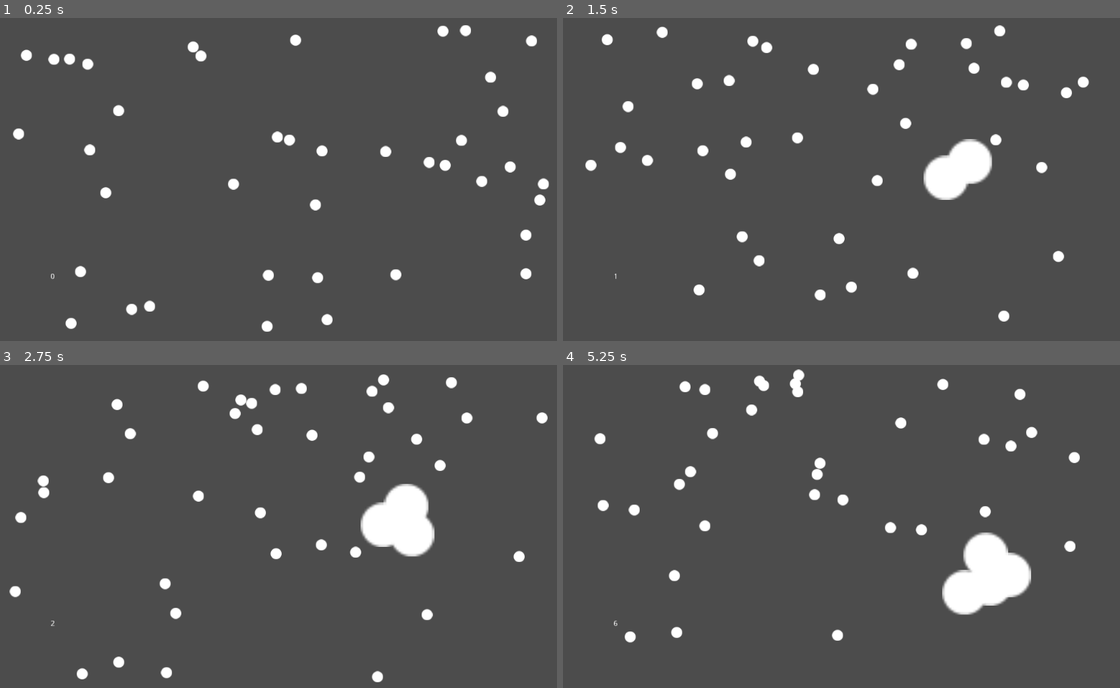
Above: before the commit, frames 1-4 (two rows, left to right).
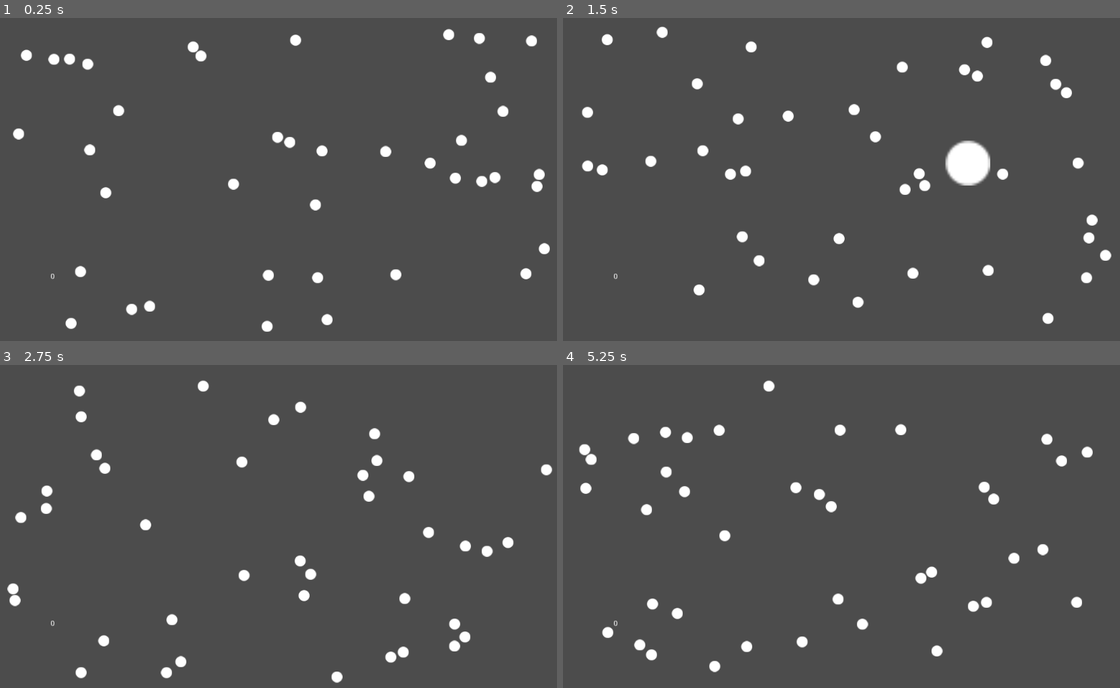
Above: after the commit, the same moments.

Repository: thecatinbox/AGJ2021_Chain_Effect
Game: Godot game, scene res://Scene/Scene.tscn
Two runs of this game, one before a commit and one after it. Both use one fixed random seed, a clock stepped at 60 frames per second and the inputs below.
Inputs (mouse positions are in pixels of both pictures, inside the frame that each line leads up to):
- Up to frame 1 (0.25 s): no input
- Up to frame 2 (1.5 s): move the mouse to (969, 163) at 0.52 s; click (969, 163) at 0.67 s; move the mouse to (724, 195) at 1.27 s; click (724, 195) at 1.42 s
- Up to frame 3 (2.75 s): move the mouse to (334, 452) at 2.02 s; click (334, 452) at 2.17 s
- Up to frame 4 (5.25 s): move the mouse to (813, 594) at 2.77 s; click (813, 594) at 2.92 s; move the mouse to (1014, 578) at 3.52 s; click (1014, 578) at 3.67 s; move the mouse to (668, 478) at 4.27 s; click (668, 478) at 4.42 s; move the mouse to (869, 526) at 5.02 s; click (869, 526) at 5.17 s

The runs differ from the first frame. In frame 1, 0.9% of the frame differs, in the area x 48-99%, y 2-74%; in frame 2, 3.9%; in frame 3, 6.1%; in frame 4, 6.7%, in the area x 2-96%, y 1-96%.

Commit message:
circles?

Diff:
--- a/Scene/Circles.tscn
+++ b/Scene/Circles.tscn
@@ -14,4 +14,3 @@
 
 [node name="CollisionShape2D" type="CollisionShape2D" parent="."]
 shape = SubResource( 1 )
-one_way_collision = true
--- a/Script/Circles.gd
+++ b/Script/Circles.gd
@@ -7,7 +7,7 @@
 var scl = 1
 
 var destroy = false
-var timer = 150
+var timer = 100
 
 func _physics_process(delta):
 	var collision = move_and_collide(velocity * delta)
@@ -15,10 +15,11 @@
 	if notMoving:
 
 		if collision:
-			if collision.get_collider().type == "CIRCLE" and collision.get_collider().notMoving == false:
-				collision.get_collider().notMoving = true
+			if collision.get_collider().type == "CIRCLE":
 				collision.get_collider().velocity = Vector2(0, 0)
-				Global.score += 1
+				if collision.get_collider().notMoving == false:
+					collision.get_collider().notMoving = true
+					Global.score += 1
 
 		disappear()
 
